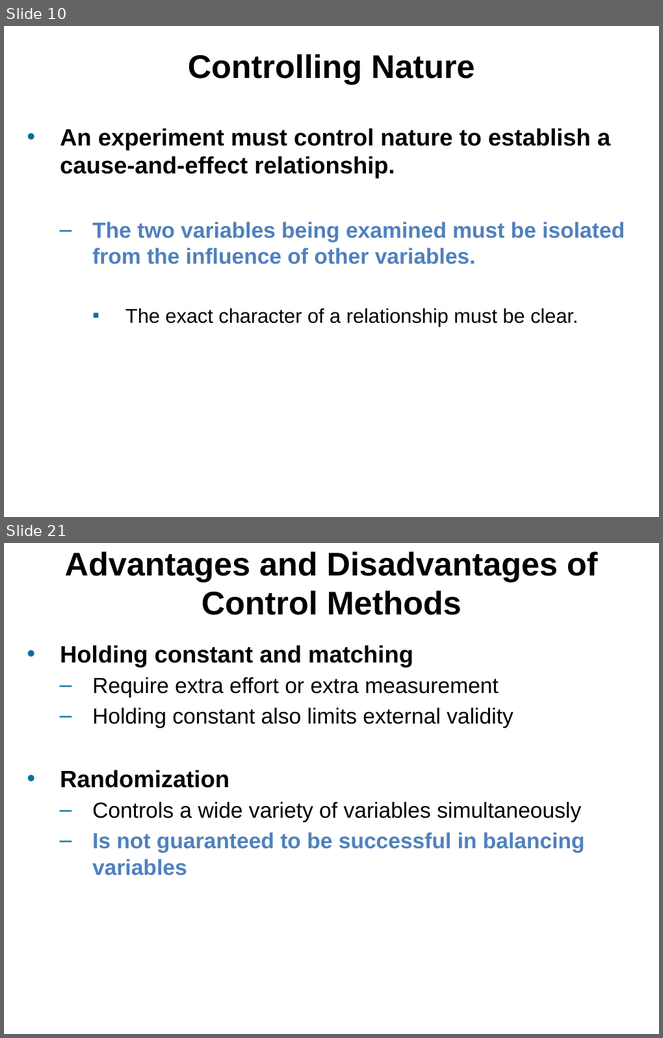
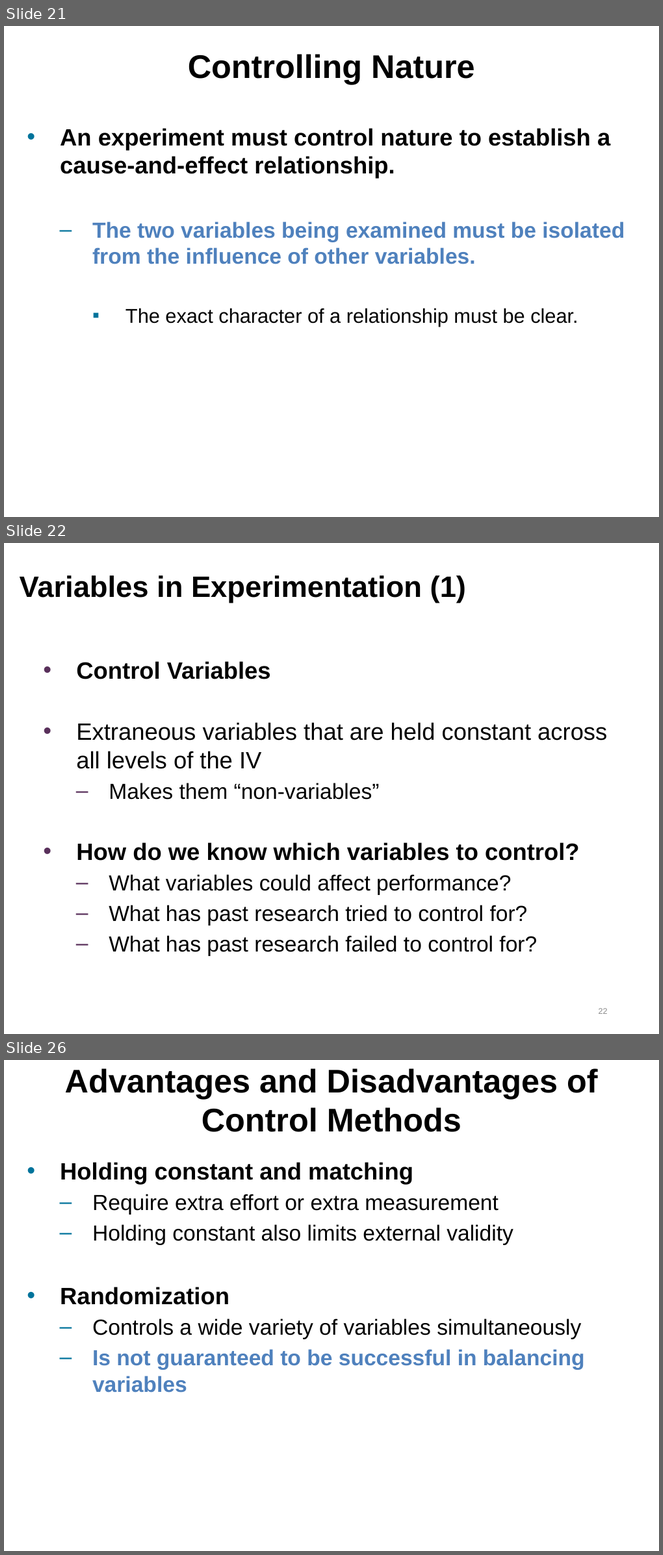
Before and after one commit to npm27/Teaching-Materials, a slide deck: Research Methods/Slides/Chapter 7.pptx. Shown one above the other, each under a label of ours: slides 10 and 21 before the commit, slides 21, 22 and 26 after it; the slides between them are not shown. The pictures are 663x1038 and 663x1555 pixels, drawn with LibreOffice and Linux fonts; fonts in the diff are those of the drawing. Boxes give left, top, right and bottom in pixels: in the first picture for what was removed or moved away, otherwise in the second. Text is boxed around its words. In the diff, an @@ line names an element or a change of style, - is before the commit and + after.

```diff
--- a/Research Methods/Slides/Chapter 7.pptx
+++ b/Research Methods/Slides/Chapter 7.pptx
@@ slide 22 added at (4,543,659,1034), background #FFFFFF @@
@@ title added at (20,575,466,603), 32.4 pt, text #000000, bold @@
+Variables in Experimentation (1)
@@ text added at (76,661,607,956), 24 pt, text #000000 @@
+• Control Variables
+• Extraneous variables that are held constant across all levels of the IV
+  – Makes them “non-variables”
+• How do we know which variables to control?
+  – What variables could affect performance?
+  – What has past research tried to control for?
+  – What has past research failed to control for?
@@ page number added at (599,1008,608,1014), 9 pt, text #8C8C8C @@
+22
@@ what was slide 10 is now slide 21 @@
@@ what was slide 21 is now slide 26 @@
```
Also in this commit, not shown: 2 slides changed, 7 other slides added, 3 slides removed.
